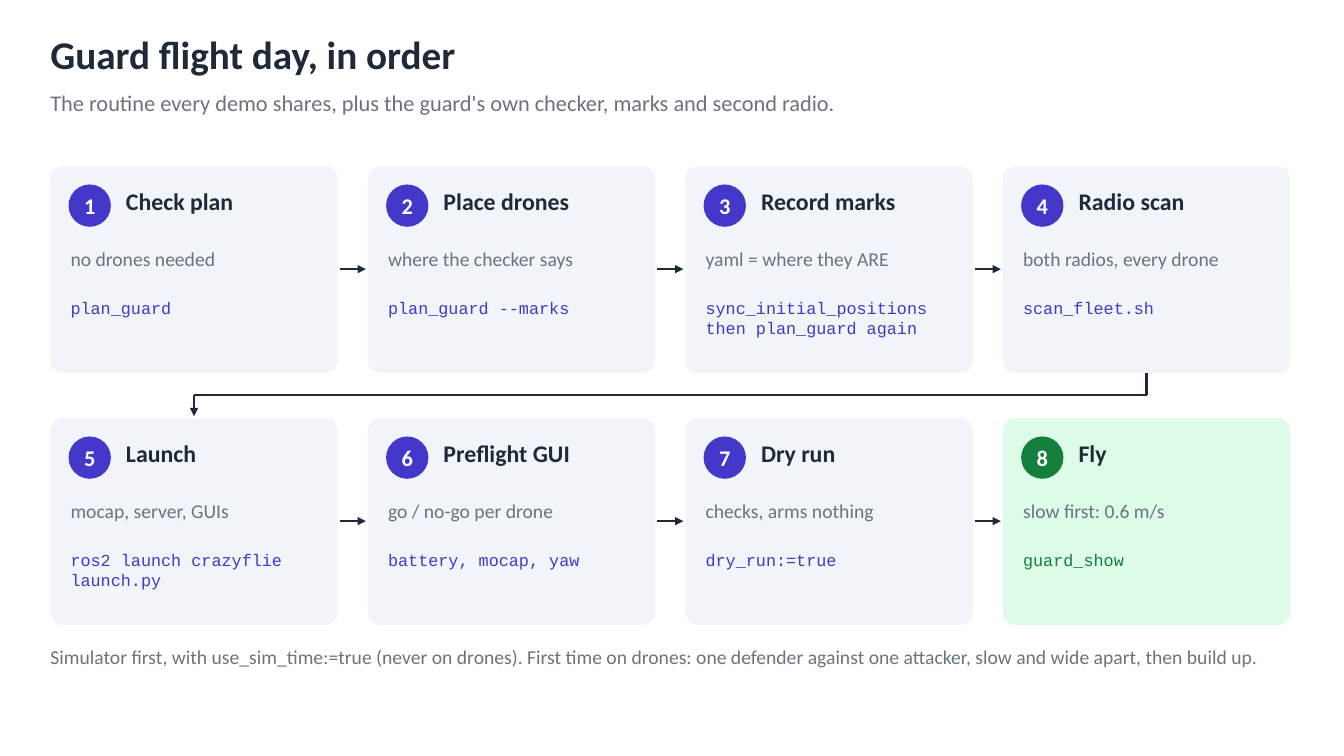
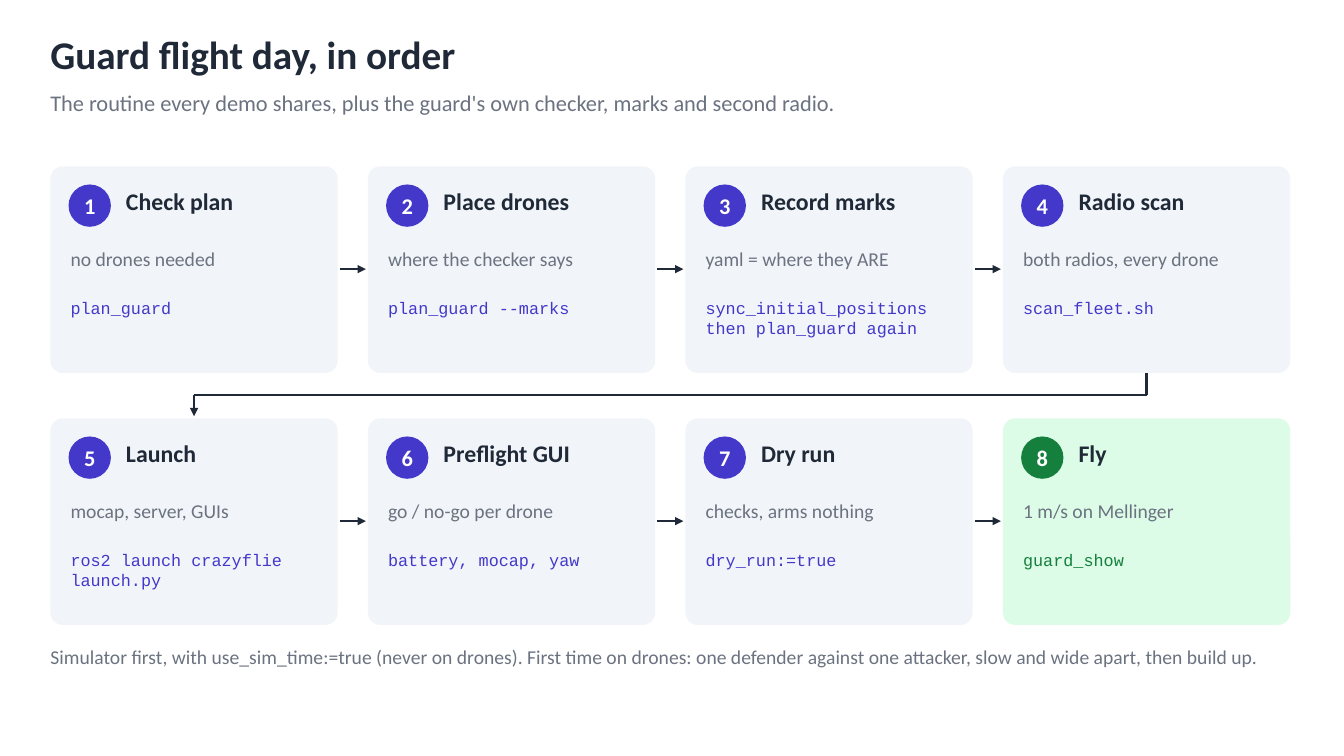
Before and after one commit to AI-DA-STC/CrazySwarm2-with-Mocap_Strike-and-Guard, a slide deck: slide 31 of docs/diagrams/strike-and-guard-diagrams.pptx. Drawn at 1344x756 pixels with LibreOffice and Linux fonts; fonts in the diff are those of the drawing. Boxes give left, top, right and bottom in pixels: in the first picture for what was removed or moved away, otherwise in the second. Text is boxed around its words. In the diff, an @@ line names an element or a change of style, - is before the commit and + after.

```diff
--- a/docs/diagrams/strike-and-guard-diagrams.pptx
+++ b/docs/diagrams/strike-and-guard-diagrams.pptx
@@ text at bbox=[1023, 504, 1174, 522]: text changed @@
-slow first: 0.6 m/s
+1 m/s on Mellinger
```
Also in this commit, not shown: 3 other slides changed, 8 slides added, 51 other files.
